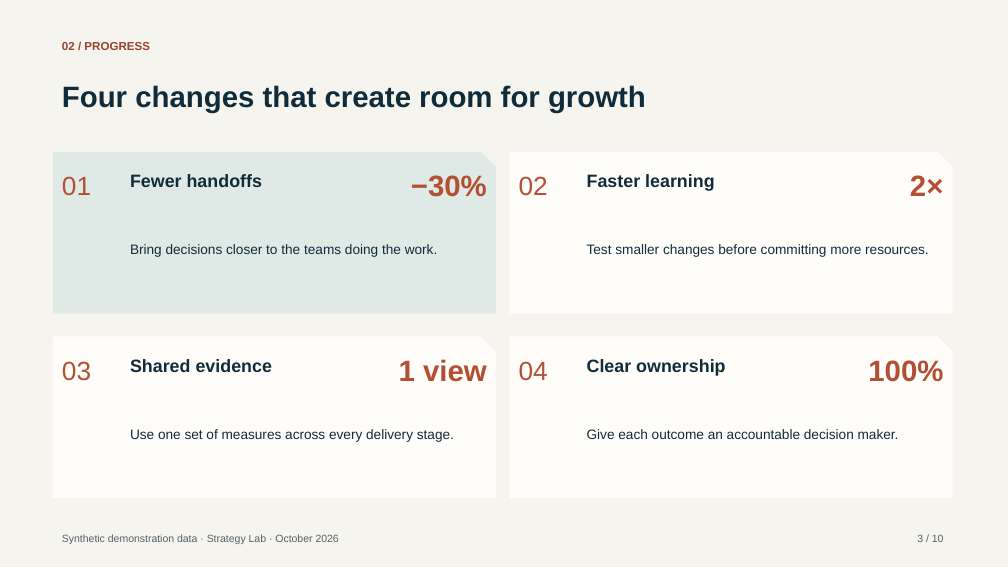
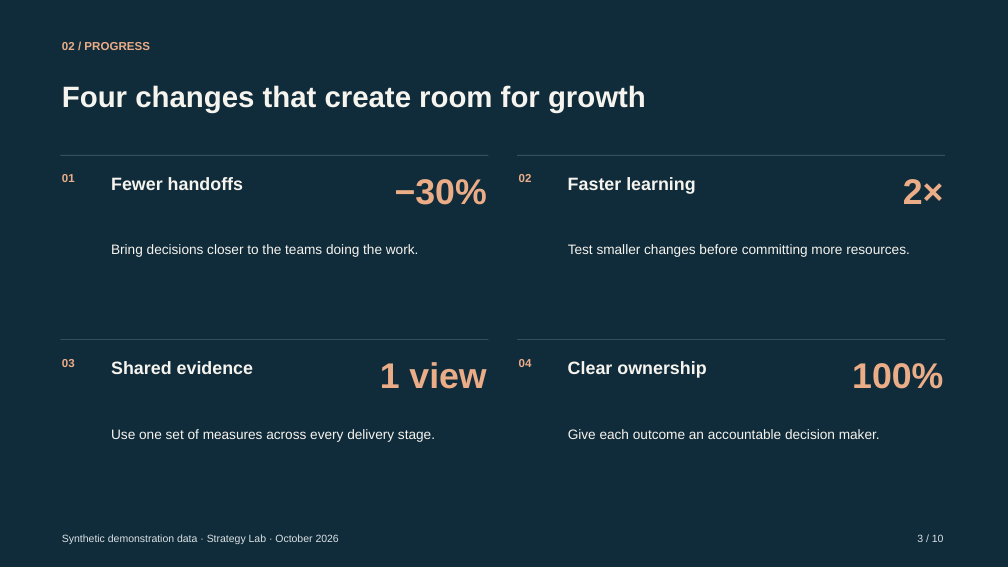
Before and after one commit to hustcer/pptx-nova, a slide deck: slide 3 of pptx-nova/assets/examples/deckkits/consulting-dark/deck.pptx. Drawn at 1008x567 pixels with LibreOffice and Linux fonts; fonts in the diff are those of the drawing. Boxes give left, top, right and bottom in pixels: in the first picture for what was removed or moved away, otherwise in the second. Text is boxed around its words. In the diff, an @@ line names an element or a change of style, - is before the commit and + after.

Commit message:
feat(pptx-nova): refine consulting-dark into a cohesive dark theme
- Apply navy canvases, warm-white typography and restrained copper/teal accents across all ten roles and twenty layouts.
- Replace repeated folded-corner panels with open evidence structures; fix output-group bounds and layering in both flow directions.
- Synchronize design tokens, chart capacity, schema projections, refurbishment aliases, catalog metadata and curated PPTX previews for version 2.1.0.
- Add regression coverage and record validation: 267 targeted tests, three benchmarks, 34 canonical page reviews, native clean-open and public audit passed.
- Preserve source text, native tables, chart data and the embedded workbook; document the unrelated existing just-list test failure in the full suite.

```diff
--- a/pptx-nova/assets/examples/deckkits/consulting-dark/deck.pptx
+++ b/pptx-nova/assets/examples/deckkits/consulting-dark/deck.pptx
@@ background #F6F4EE to #102B3A @@
@@ text "02 / PROGRESS" at <box>62,42,150,50</box>: text colour #98432C to #EBAD87 @@
@@ freeform shape removed at <box>53,152,496,314</box> @@
@@ rectangle added at <box>60,155,488,156</box>, fill #4A6270 @@
@@ text "Fewer handoffs": place and size @@
-text "Fewer handoffs" at <box>130,174,262,187</box>
+text "Fewer handoffs" at <box>111,177,243,190</box>
@@ freeform shape removed at <box>510,152,953,314</box> @@
@@ size 25 to 11 pt, text colour #B34F32 to #EBAD87, bold on in 4 elements at <box>62,359,75,367</box>, <box>519,359,532,367</box>, <box>62,174,75,182</box>, <box>519,174,532,182</box> @@
@@ rectangle added at <box>517,155,945,156</box>, fill #4A6270 @@
@@ text "Faster learning": place and size @@
-text "Faster learning" at <box>587,174,714,191</box>
+text "Faster learning" at <box>568,177,695,194</box>
@@ size 28 to 34 pt, text colour #B34F32 to #EBAD87 in 4 elements at <box>380,362,486,389</box>, <box>852,363,943,389</box>, <box>395,179,487,205</box>, <box>903,179,944,204</box> @@
@@ text "Bring decisions closer to the ...": place and size @@
-text "Bring decisions closer to the ..." at <box>130,244,438,257</box>
+text "Bring decisions closer to the ..." at <box>111,244,419,257</box>
@@ text "Test smaller changes before committing ...": place and size @@
-text "Test smaller changes before committing ..." at <box>587,244,929,257</box>
+text "Test smaller changes before committing ..." at <box>568,244,910,257</box>
@@ freeform shape removed at <box>53,337,496,498</box> @@
@@ rectangle added at <box>60,340,488,340</box>, fill #4A6270 @@
@@ text "Shared evidence": place and size @@
-text "Shared evidence" at <box>130,359,272,372</box>
+text "Shared evidence" at <box>111,361,253,374</box>
@@ freeform shape removed at <box>510,337,953,498</box> @@
@@ rectangle added at <box>517,340,945,340</box>, fill #4A6270 @@
@@ text colour #102B3A to #F6F4EE in 9 elements at <box>62,85,646,112</box>, <box>111,244,419,257</box>, <box>568,244,910,257</box>, <box>111,429,435,442</box>, <box>568,429,880,439</box>, <box>111,177,243,190</box>, <box>568,177,695,194</box>, <box>111,361,253,374</box>, <box>568,361,706,378</box> @@
@@ text "Clear ownership": place and size @@
-text "Clear ownership" at <box>587,359,725,376</box>
+text "Clear ownership" at <box>568,361,706,378</box>
@@ text "Use one set of measures ...": place and size @@
-text "Use one set of measures ..." at <box>130,429,454,442</box>
+text "Use one set of measures ..." at <box>111,429,435,442</box>
@@ text "Give each outcome an accountable ...": place and size @@
-text "Give each outcome an accountable ..." at <box>587,429,899,439</box>
+text "Give each outcome an accountable ..." at <box>568,429,880,439</box>
@@ text "Synthetic demonstration data · Strategy ..." at <box>62,534,339,544</box>: text colour #52626A to #D9E2E4 @@
@@ text "3 / 10" at <box>917,534,944,542</box>: text colour #52626A to #D9E2E4 @@
```
Also in this commit, not shown: 9 other slides changed, 24 other files.
